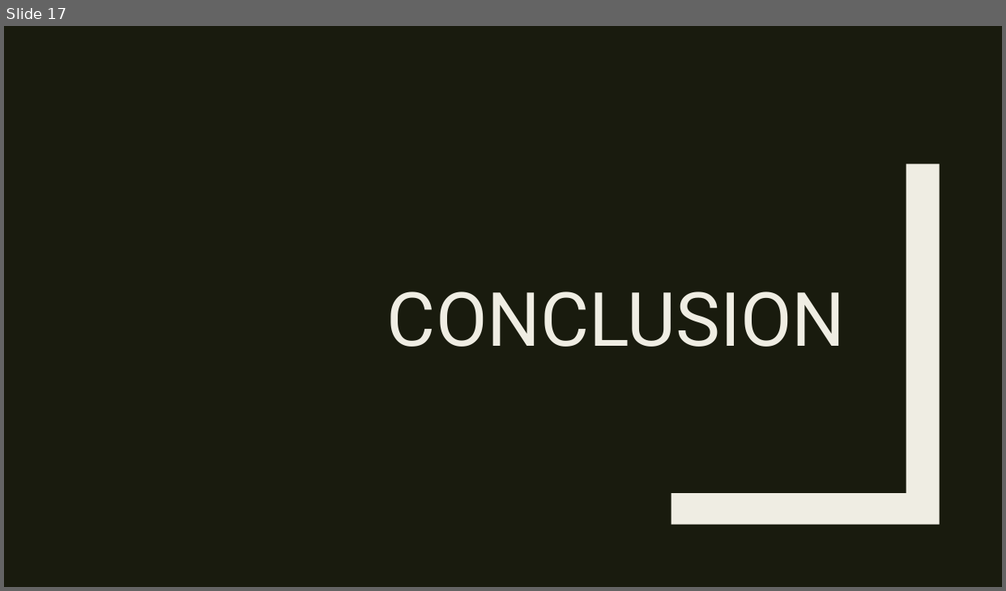
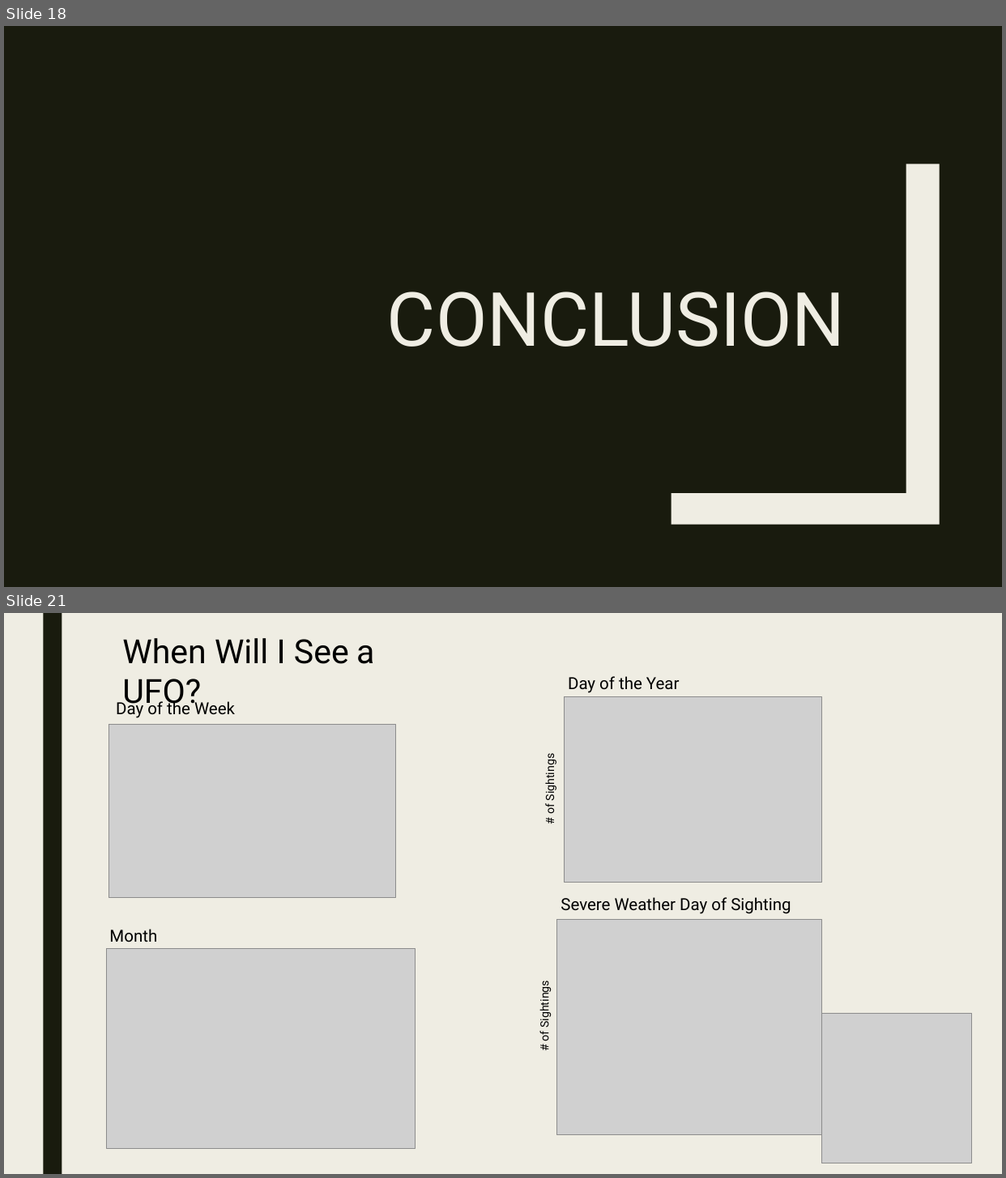
Before and after one commit to Preetikasri/UFO-Sightings-Analysis, a slide deck: ufo_presentation_v3.pptx. Shown one above the other, each under a label of ours: slide 17 before the commit, slides 18 and 21 after it; the slides between them are not shown. The pictures are 1006x591 and 1006x1178 pixels, drawn with LibreOffice and Linux fonts; fonts in the diff are those of the drawing; grey boxes stand for pictures. Boxes give left, top, right and bottom in pixels: in the first picture for what was removed or moved away, otherwise in the second. Text is boxed around its words. In the diff, an @@ line names an element or a change of style, - is before the commit and + after.

```diff
--- a/ufo_presentation_v3.pptx
+++ b/ufo_presentation_v3.pptx
@@ slide 21 added at (x1=4, y1=613, x2=1002, y2=1174), background #EFEDE3 @@
@@ rectangle added at (x1=43, y1=613, x2=62, y2=1174), fill #191B0E @@
@@ text added at (x1=122, y1=638, x2=374, y2=711), 32 pt, text #000000 @@
+When Will I See a UFO?
@@ text added at (x1=568, y1=676, x2=680, y2=693), 16 pt, text #000000 @@
+Day of the Year
@@ text added at (x1=116, y1=699, x2=235, y2=718), 16 pt, text #000000 @@
+Day of the Week
@@ picture added at (x1=564, y1=697, x2=821, y2=883) @@
@@ picture added at (x1=108, y1=725, x2=396, y2=897) @@
@@ text added at (x1=542, y1=760, x2=557, y2=814), 11 pt, text #000000 @@
+# of Sightings
@@ text added at (x1=560, y1=897, x2=791, y2=914), 16 pt, text #000000 @@
+Severe Weather Day of Sighting
@@ picture added at (x1=557, y1=920, x2=821, y2=1135) @@
@@ picture added at (x1=107, y1=949, x2=415, y2=1149) @@
@@ text added at (x1=109, y1=929, x2=157, y2=942), 16 pt, text #000000 @@
+Month
@@ text added at (x1=537, y1=985, x2=552, y2=1041), 11 pt, text #000000 @@
+# of Sightings
@@ picture added at (x1=821, y1=1014, x2=971, y2=1164) @@
@@ what was slide 17 is now slide 18 @@
```
Also in this commit, not shown: 11 slides changed, 4 other slides added.
